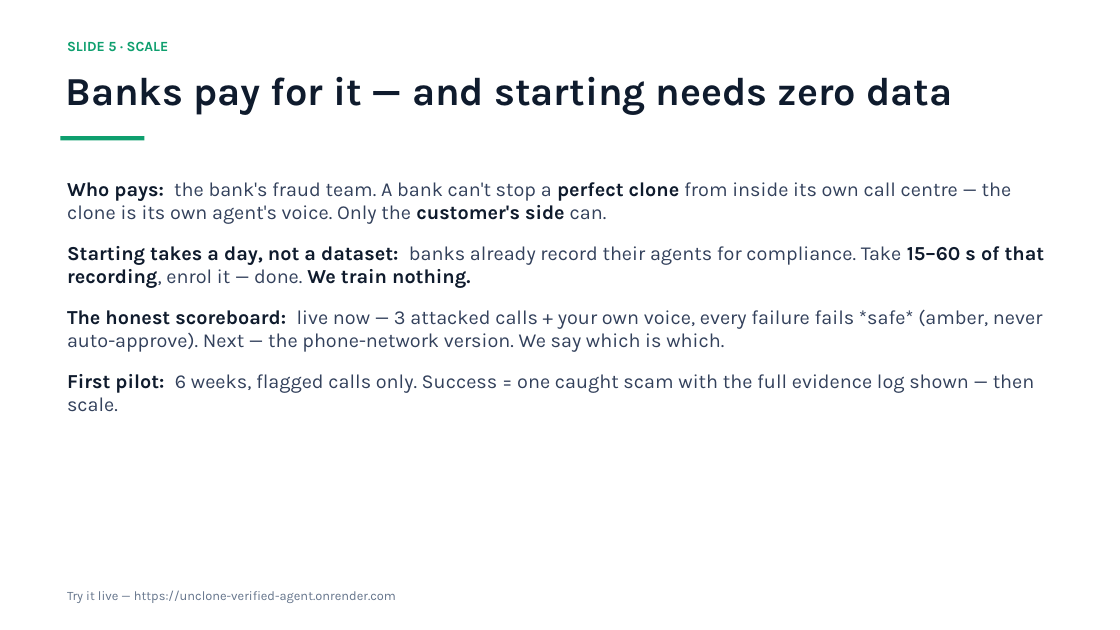
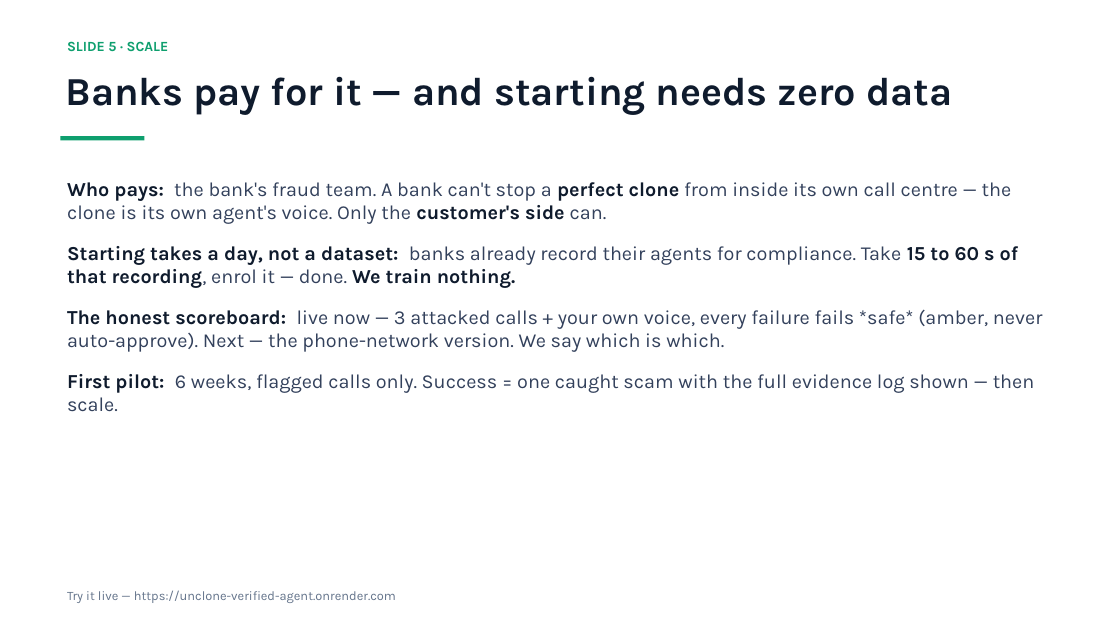
Before and after one commit to Lion4467cat/verified-agent-badge, a slide deck: slide 5 of UNCLONE-day2-deck.pptx. Drawn at 1120x630 pixels with LibreOffice and Linux fonts; fonts in the diff are those of the drawing. Boxes give left, top, right and bottom in pixels: in the first picture for what was removed or moved away, otherwise in the second. Text is boxed around its words. In the diff, an @@ line names an element or a change of style, - is before the commit and + after.

```diff
--- a/UNCLONE-day2-deck.pptx
+++ b/UNCLONE-day2-deck.pptx
@@ text at (67,246,1019,288): text changed @@
-Starting takes a day, not a dataset: banks already record their agents for compliance. Take 15–60 s of that recording, enrol it — done. We train nothing.
+Starting takes a day, not a dataset: banks already record their agents for compliance. Take 15 to 60 s of that recording, enrol it — done. We train nothing.
```
Also in this commit, not shown: 4 other slides changed.
